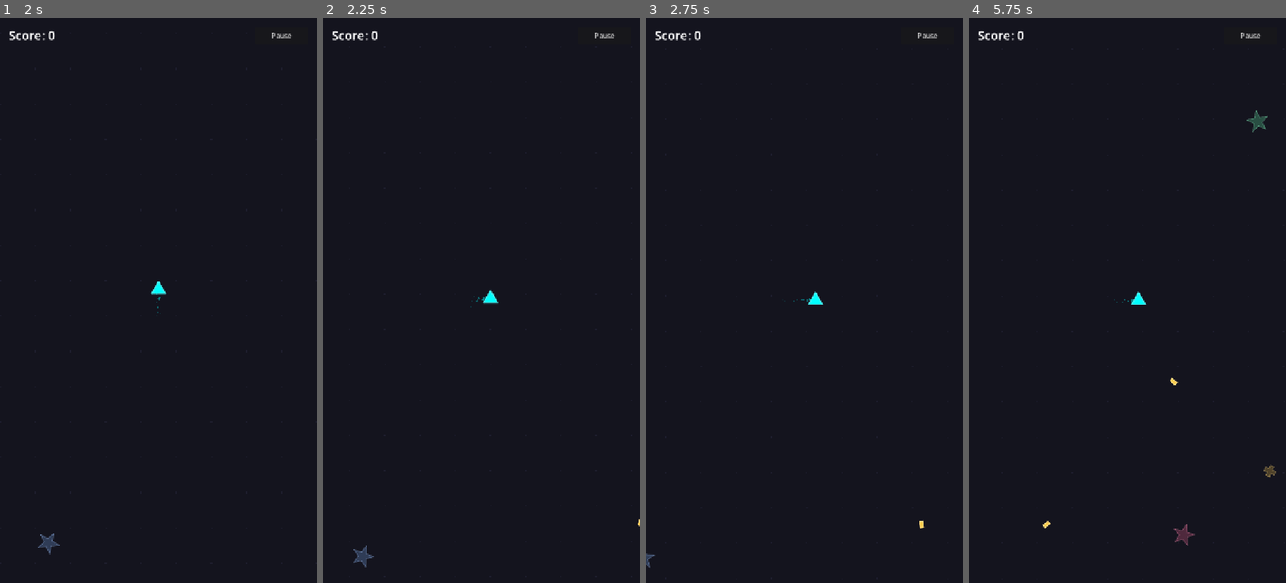
Above: before the commit, frames 1-4 (left to right).
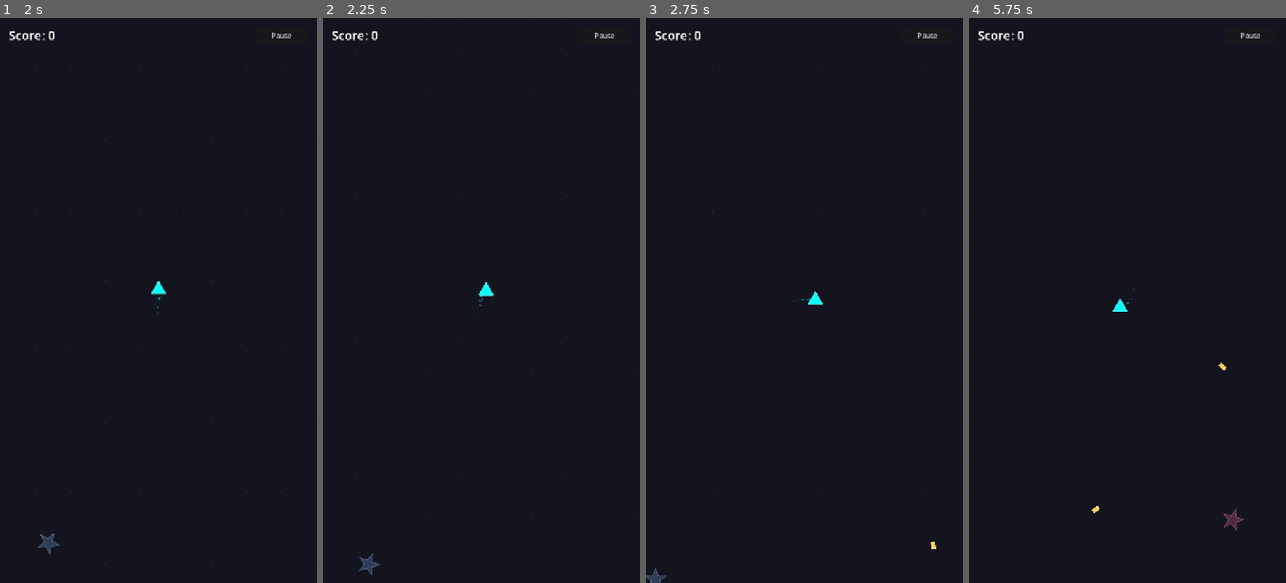
Above: after the commit, the same moments.

Repository: brad-richardson/arcade
Game: Godot game, scene res://hub/hub.tscn
The game is run twice, just before and just after one commit, with the same random seed, the same clock (stepped at 60 frames per second) and the same inputs.
Inputs (mouse positions are in pixels of both pictures, inside the frame that each line leads up to):
- Up to frame 1 (2 s): tap Enter at 0.5 s; drag from (79, 85) to (190, 176) at 0.52 s; drag from (95, 328) to (142, 413) at 1.27 s
- Up to frame 2 (2.25 s): move the mouse to (513, 176) at 2.02 s; hold Right (ui_right) from 2.03 s (still down)
- Up to frame 3 (2.75 s): keep holding Right (ui_right)
- Up to frame 4 (5.75 s): release Right (ui_right) at 2.75 s; click "Pause" at 2.75 s; click "Resume" at 3.5 s; tap Space at 4.25 s; drag from (1111, 413) to (1032, 215) at 4.27 s; move the mouse to (1222, 385) at 5.02 s; hold Left (ui_left) from 5.03 s (still down)

Frame 1 is identical in both runs. In frame 2, 0.3% of the frame differs, in the area x 9-100%, y 46-99%; in frame 3, 0.2%; in frame 4, 0.6%, in the area x 23-97%, y 16-94%.

Commit message:
feat(snake): add turn radius and speed scaling, fix pause button
- Snake gradually turns toward target direction instead of snapping
- Speed decreases as tier increases (200 → 120)
- Joystick uses _unhandled_input so pause button isn't blocked

Co-Authored-By: Claude Opus 4.6 (1M context) <noreply@anthropic.com>

Diff:
--- a/games/snake/joystick.gd
+++ b/games/snake/joystick.gd
@@ -16,7 +16,7 @@
 var _knob_pos: Vector2 = Vector2.ZERO
 
 
-func _input(event: InputEvent) -> void:
+func _unhandled_input(event: InputEvent) -> void:
 	if event is InputEventScreenTouch:
 		var touch: InputEventScreenTouch = event
 		if touch.pressed and not _active:
--- a/games/snake/snake.gd
+++ b/games/snake/snake.gd
@@ -4,7 +4,9 @@
 
 signal tier_changed(new_tier: int)
 
-const SPEED: float = 200.0
+const BASE_SPEED: float = 200.0
+const MIN_SPEED: float = 120.0
+const TURN_SPEED: float = 4.0
 const HEAD_SCALE: float = 1.2
 const GRACE_FACTOR: float = 1.3
 const PATH_RESOLUTION: float = 2.0
@@ -20,13 +22,12 @@
 ]
 
 var _direction: Vector2 = Vector2.UP
+var _target_direction: Vector2 = Vector2.UP
 var direction: Vector2:
 	get:
 		return _direction
 	set(value):
-		if _direction.dot(value.normalized()) < -0.5:
-			return
-		_direction = value.normalized()
+		_target_direction = value.normalized()
 var segments_eaten: int = 0
 
 var _segments: Array[Dictionary] = []
@@ -38,8 +39,21 @@
 	_segments.append(_make_segment_data())
 
 
+func get_speed() -> float:
+	var tier: int = get_current_tier()
+	return lerpf(BASE_SPEED, MIN_SPEED, float(tier) / float(TIERS.size() - 1))
+
+
 func _process(delta: float) -> void:
-	position += direction.normalized() * SPEED * delta
+	# Gradually turn toward target direction.
+	var angle_diff: float = _direction.angle_to(_target_direction)
+	var max_turn: float = TURN_SPEED * delta
+	if absf(angle_diff) > max_turn:
+		_direction = _direction.rotated(signf(angle_diff) * max_turn)
+	else:
+		_direction = _target_direction
+
+	position += _direction * get_speed() * delta
 
 	if _path.is_empty() or position.distance_to(_path[_path.size() - 1]) >= PATH_RESOLUTION:
 		_path.append(position)
